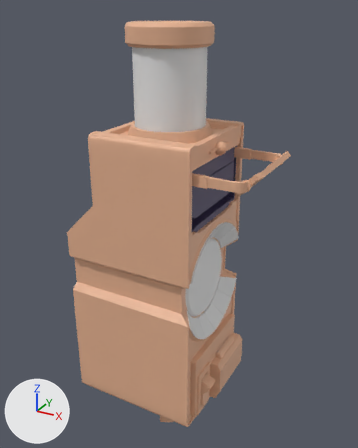
An edit to the FBX model The Outer Frame/Assets/Models/progresorModule-model.fbx, drawn before and after from the same camera.
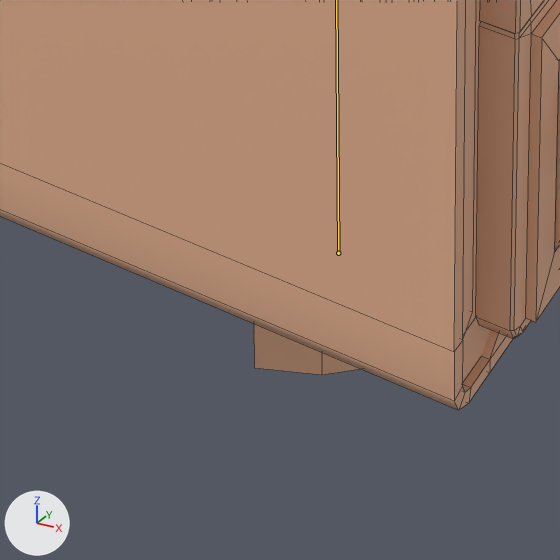
Each version appears first whole from a 50 mm lens placed at (0.153, -0.244, 0.244), pointed at (0.016, 0.006, 0.119), and next in a close-up on the part from 35% to 56% of the width and 83% to 100% of the height. The lights are fixed; the arrows at lower left show +X, +Y and +Z. Both versions are drawn at frame 13 of the action 'progresor module armature|receiveMessage'; the numbers are the values there. The bones that change are drawn over the model as lines in the close-ups. The close-ups show mesh edges as thin lines.

Names of what the first close-up shows: 'abort module', 'message', 'module casing', 'progresor module'.
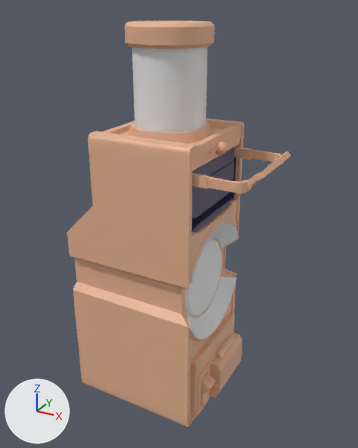
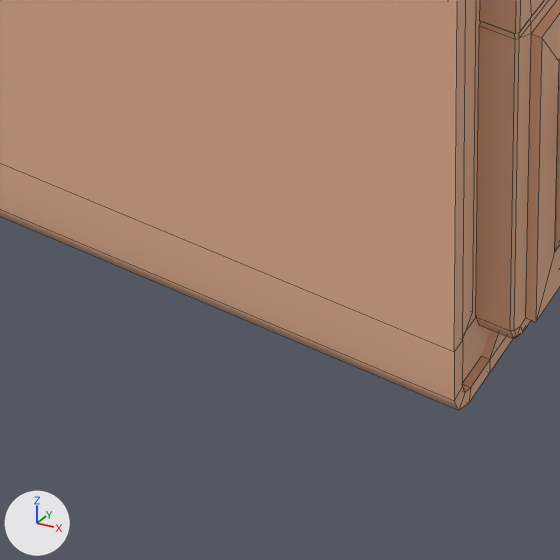
What differs and where, as boxes [x1, y1, x2, y2] in the close-ups (560 x 560 px):
'message', posed (not visible afterwards): before [254, 324, 360, 375]

What the commit changed:
Bone 'message' (bone_message) moves from (0.0, 0.0, 0.0) to (0.0, 0.1248, 0.0).
Bone 'message' (bone_message) turns from (0, 0, 0) to (0, -167, 0) degrees about its own x, y and z.
